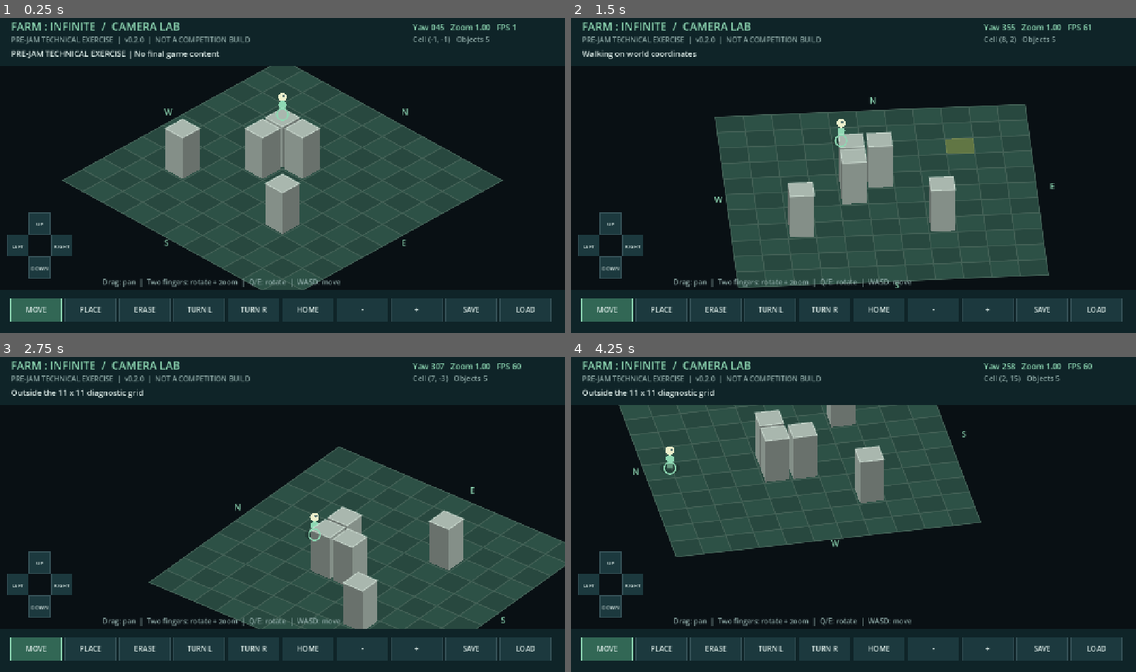
Above: before the commit, frames 1-4 (two rows, left to right).
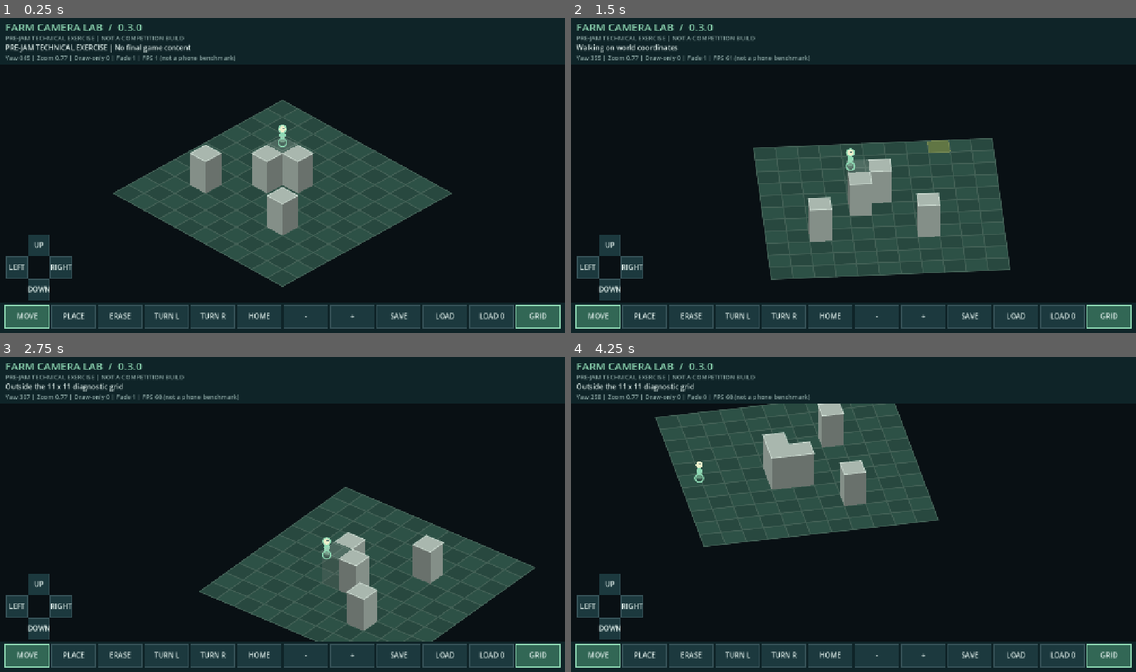
Above: after the commit, the same moments.

Repository: 1337816143/PvZ-Infinite
Game: Godot game, scene res://main.tscn
The game is run twice, just before and just after one commit, with the same random seed, the same clock (stepped at 60 frames per second) and the same inputs.
Inputs (mouse positions are in pixels of both pictures, inside the frame that each line leads up to):
- Up to frame 1 (0.25 s): no input
- Up to frame 2 (1.5 s): tap Enter at 0.5 s; move the mouse to (977, 159) at 0.52 s; hold D 0.53-1.25 s; hold Q 0.53-1.25 s; click (977, 159) at 0.67 s; drag from (740, 191) to (825, 238) at 1.27 s
- Up to frame 3 (2.75 s): tap Space at 2 s; move the mouse to (339, 442) at 2.02 s; hold D from 2.03 s (still down); hold Q from 2.03 s (still down); click (339, 442) at 2.17 s
- Up to frame 4 (4.25 s): release D at 2.75 s; release Q at 2.75 s; drag from (825, 577) to (684, 464) at 2.77 s; tap Enter at 3.5 s; move the mouse to (1023, 561) at 3.52 s; hold A from 3.53 s (still down); hold Q from 3.53 s (still down); click (1023, 561) at 3.67 s

The runs differ from the first frame. In frame 1, 25% of the frame differs, in the area x 0-100%, y 1-99%; in frame 2, 25%; in frame 3, 24%; in frame 4, 20%.

Commit message:
feat(lab): add responsive safe-area UI, compound occlusion fixtures and bounded load checks

Diff:
--- a/android-lab/spikes/01-rotatable-25d/main.tscn
+++ b/android-lab/spikes/01-rotatable-25d/main.tscn
@@ -1,6 +1,6 @@
 [gd_scene load_steps=2 format=3]
 
-[ext_resource type="Script" path="res://scripts/runtime.gd" id="1"]
+[ext_resource type="Script" path="res://scripts/adaptive.gd" id="1"]
 
 [node name="CameraLab" type="Node2D"]
 script = ExtResource("1")
--- a/android-lab/spikes/01-rotatable-25d/project.godot
+++ b/android-lab/spikes/01-rotatable-25d/project.godot
@@ -3,7 +3,7 @@
 
 [application]
 config/name="Farm Camera Lab - PRE-JAM"
-config/version="0.2.0"
+config/version="0.3.0"
 config/quit_on_go_back=false
 run/main_scene="res://main.tscn"
 config/features=PackedStringArray("4.5", "GL Compatibility")
--- /dev/null
+++ b/android-lab/spikes/01-rotatable-25d/scripts/adaptive.gd
@@ -0,0 +1,254 @@
+extends "res://scripts/runtime.gd"
+## v0.3: responsive diagnostic UI, bounded telemetry, connected footprint fixtures.
+const LabLayout = preload("res://scripts/lab_layout.gd")
+const LabOcclusion = preload("res://scripts/lab_occlusion.gd")
+var ui: Dictionary = {}
+var safe_override: Rect2 = Rect2()
+var applied_safe: Rect2 = Rect2()
+var applied_scale: float = 1.0
+var safe_poll: float = 0.0
+var show_grid: bool = true
+var stress_count: int = 0
+var stress_time: float = 0.0
+var frame_ms: Array[float] = []
+var sample_cursor: int = 0
+var frame_total: int = 0
+var visual_ms: float = 0.0
+var faded_count: int = 0
+var terrain_cache: Array[PackedVector2Array] = []
+var cache_key: Array = []
+var cache_rebuilds: int = 0
+
+func _safe_rect() -> Rect2:
+	var full: Rect2 = get_viewport_rect()
+	if safe_override.has_area():
+		return safe_override.intersection(full)
+	if OS.get_name() not in ["Android", "iOS"]:
+		return full
+	var physical: Rect2 = Rect2(DisplayServer.get_display_safe_area())
+	var inverse: Transform2D = get_viewport().get_screen_transform().affine_inverse()
+	var start: Vector2 = inverse * physical.position
+	var end: Vector2 = inverse * physical.end
+	var logical: Rect2 = Rect2(start, end - start).intersection(full)
+	return logical if logical.has_area() else full
+
+func _touch_scale() -> float:
+	if OS.get_name() not in ["Android", "iOS"]:
+		return 1.0
+	var pixels_per_unit: float = get_viewport().get_screen_transform().get_scale().x
+	return clampf(float(DisplayServer.screen_get_dpi()) / 160.0 / maxf(pixels_per_unit, 0.01), 1.0, 1.8)
+
+func _layout() -> void:
+	var previous: Vector2 = ui.ground.get_center() if not ui.is_empty() else camera.origin
+	last_size = get_viewport_rect().size
+	applied_safe = _safe_rect()
+	applied_scale = _touch_scale()
+	# A portrait compatibility view is supported, but very small windows are not a
+	# comfortable play target. Prefer complete controls to silently dropping actions.
+	ui = LabLayout.make(last_size, applied_safe, applied_scale)
+	buttons = ui.buttons
+	camera.origin += ui.ground.get_center() - previous
+	if cache_key.is_empty():
+		_fit_view()
+	_reset_input()
+
+func _fit_view() -> void:
+	if ui.is_empty():
+		return
+	camera.zoom = LabLayout.fit_zoom(ui.ground)
+	camera.origin = ui.ground.get_center() + Vector2(0, 28.0 * camera.zoom)
+
+func _action(action: String) -> void:
+	if action == "HOME":
+		camera.angle = PI / 4.0
+		_fit_view()
+	elif action == "STRESS":
+		stress_count = 128 if stress_count == 0 else (512 if stress_count == 128 else 0)
+		frame_ms.clear()
+		sample_cursor = 0
+		status = "DRAW-ONLY load: %d moving markers | no combat or save changes" % stress_count
+	elif action == "GRID":
+		show_grid = not show_grid
+	else:
+		super._action(action)
+
+func _ground_input(position: Vector2) -> bool:
+	if ui.is_empty() or not ui.ground.has_point(position):
+		return false
+	for button: Dictionary in buttons:
+		if button.rect.has_point(position):
+			return false
+	return true
+
+func _pointer_down(id: int, position: Vector2) -> void:
+	_pointer_cancel(id)
+	for button: Dictionary in buttons:
+		if button.rect.has_point(position):
+			held[id] = button.action
+			_action(button.action)
+			return
+	if not _ground_input(position):
+		return
+	fingers[id] = {"position": position, "start": position, "moved": false}
+	if fingers.size() > 1:
+		multi_gesture = true
+		for key: Variant in fingers:
+			fingers[key].moved = true
+
+func _process(delta: float) -> void:
+	super._process(delta)
+	safe_poll += delta
+	if safe_poll >= 0.5:
+		safe_poll = 0.0
+		if _safe_rect() != applied_safe or not is_equal_approx(_touch_scale(), applied_scale):
+			_layout()
+	if application_active:
+		stress_time += minf(delta, 0.05)
+		frame_total += 1
+		if frame_ms.size() < 600:
+			frame_ms.append(delta * 1000.0)
+		else:
+			frame_ms[sample_cursor] = delta * 1000.0
+			sample_cursor = (sample_cursor + 1) % 600
+
+func _terrain() -> void:
+	var key: Array = [camera.angle, camera.zoom, camera.origin, camera.focus]
+	if key != cache_key:
+		terrain_cache.clear()
+		for y: int in range(world.SIZE):
+			for x: int in range(world.SIZE):
+				terrain_cache.append(camera.polygon(Vector2i(x, y)))
+		cache_key = key
+		cache_rebuilds += 1
+	for i: int in range(terrain_cache.size()):
+		var polygon: PackedVector2Array = terrain_cache[i]
+		var color: Color = Color("28483f") if (i % world.SIZE + i / world.SIZE) % 2 == 0 else Color("2d5146")
+		draw_colored_polygon(polygon, color)
+		if show_grid:
+			draw_polyline(PackedVector2Array([polygon[0], polygon[1], polygon[2], polygon[3], polygon[0]]), Color("436156"), 1.0, true)
+
+func _draw() -> void:
+	if ui.is_empty():
+		return
+	var started: int = Time.get_ticks_usec()
+	_terrain()
+	if world.in_bounds(selected):
+		draw_colored_polygon(camera.polygon(selected), Color(0.8, 0.8, 0.3, 0.35))
+	for p: Vector2 in route:
+		draw_circle(camera.project(p), 2.0, ACCENT)
+	var objects: Array[Dictionary] = []
+	for c: Vector2i in world.FIXED:
+		objects.append({"p": Vector2(c) + Vector2.ONE * 0.5, "cell": c, "h": 1.45, "kind": 0, "id": objects.size()})
+	for c: Vector2i in world.markers:
+		objects.append({"p": Vector2(c) + Vector2.ONE * 0.5, "cell": c, "h": 0.65, "kind": 1, "id": objects.size()})
+	objects.append({"p": world.player, "kind": 2, "id": objects.size()})
+	for i: int in range(stress_count):
+		# Uniform deterministic diagnostic samples, not AI agents or pathfinding load.
+		var p: Vector2 = Vector2(fposmod(i * 0.6180339 + stress_time * 0.17, 1.0) * 10.0 + 0.5, fposmod(i * 0.4142135 + sin(stress_time * 0.4 + i) * 0.03, 1.0) * 10.0 + 0.5)
+		objects.append({"p": p, "kind": 3, "id": objects.size()})
+	objects.sort_custom(func(a: Dictionary, b: Dictionary) -> bool:
+		var da: float = camera.depth(a.p)
+		var db: float = camera.depth(b.p)
+		return a.id < b.id if da == db else da < db)
+	faded_count = 0
+	for object: Dictionary in objects:
+		if object.kind == 2:
+			_draw_player()
+		elif object.kind == 3:
+			draw_circle(camera.project(object.p, 0.1), maxf(2.0, 5.0 * camera.zoom), Color("cf9658"))
+		else:
+			_draw_block(object.cell, object.h, Color("a9b7ae") if object.kind == 0 else Color("d8ab68"), object.kind == 0)
+	draw_arc(camera.project(world.player), maxf(4.0, 12.0 * camera.zoom), 0, TAU, 20, ACCENT, 1.8, true)
+	if faded_count > 0:
+		# Explicit x-ray location aid, not a physically visible body part.
+		draw_arc(camera.project(world.player, 0.62), maxf(4.0, 11.0 * camera.zoom), 0, TAU, 24, ACCENT, 1.5, true)
+	_draw_ui()
+	visual_ms = float(Time.get_ticks_usec() - started) / 1000.0
+
+func _draw_block(cell: Vector2i, top: float, color: Color, connected: bool) -> void:
+	var footprint: Rect2 = Rect2(Vector2(cell), Vector2.ONE)
+	if not connected:
+		footprint = footprint.grow(-0.07)
+	if LabOcclusion.covers_player(world.player, footprint, top, camera.angle):
+		color.a = 0.28
+		faded_count += 1
+	var p: Vector2 = footprint.position
+	var corners: Array[Vector2] = [p, p + Vector2(footprint.size.x, 0), footprint.end, p + Vector2(0, footprint.size.y)]
+	var low: PackedVector2Array = PackedVector2Array()
+	var high: PackedVector2Array = PackedVector2Array()
+	for corner: Vector2 in corners:
+		low.append(camera.project(corner))
+		high.append(camera.project(corner, top))
+	var normals: Array[Vector2i] = [Vector2i.UP, Vector2i.RIGHT, Vector2i.DOWN, Vector2i.LEFT]
+	var viewer: Vector2 = Vector2(sin(camera.angle), cos(camera.angle))
+	for i: int in range(4):
+		if Vector2(normals[i]).dot(viewer) <= 0.00001:
+			continue
+		if connected and cell + normals[i] in world.FIXED:
+			continue # Cull interior walls in the L-shaped, multi-cell footprint.
+		var j: int = (i + 1) % 4
+		var shade: Color = color.darkened(0.22 if i % 2 == 0 else 0.38)
+		shade.a = color.a
+		draw_colored_polygon(PackedVector2Array([low[i], low[j], high[j], high[i]]), shade)
+	draw_colored_polygon(high, color)
+	for i: int in range(4):
+		if not connected or cell + normals[i] not in world.FIXED:
+			draw_line(high[i], high[(i + 1) % 4], Color(0.9, 0.96, 0.92, color.a * 0.5), 1.2, true)
+
+func _line(text: String, at: Vector2, width: float, size: int, color: Color) -> void:
+	while text.length() > 1 and ThemeDB.fallback_font.get_string_size(text, HORIZONTAL_ALIGNMENT_LEFT, -1, size).x > width:
+		text = text.left(text.length() - 2) + "~"
+	_text(text, at, size, color)
+
+func _draw_ui() -> void:
+	var safe: Rect2 = ui.safe
+	var h: Rect2 = ui.header
+	# Fully mask reserved regions: no gameplay clicks can pass through these panels.
+	draw_rect(Rect2(0, 0, last_size.x, ui.ground.position.y - 4), Color("0f2428"))
+	draw_rect(Rect2(0, ui.toolbar.position.y - 6, last_size.x, last_size.y - ui.toolbar.position.y + 6), Color("0f2428"))
+	if safe.position.x > 0:
+		draw_rect(Rect2(0, 0, safe.position.x, last_size.y), Color("0a171b"))
+	if safe.end.x < last_size.x:
+		draw_rect(Rect2(safe.end.x, 0, last_size.x - safe.end.x, last_size.y), Color("0a171b"))
+	_line("FARM CAMERA LAB  /  " + str(ProjectSettings.get_setting("application/config/version")), h.position + Vector2(0, 24), h.size.x, 24, ACCENT)
+	_line("PRE-JAM TECHNICAL EXERCISE | NOT A COMPETITION BUILD", h.position + Vector2(0, 45), h.size.x, 14, MUTED)
+	_line(status, h.position + Vector2(0, 68), h.size.x, 16, INK)
+	_line("Yaw %03d | Zoom %.2f | Draw-only %d | Fade %d | FPS %d (not a phone benchmark)" % [int(fposmod(rad_to_deg(camera.angle), 360)), camera.zoom, stress_count, faded_count, Engine.get_frames_per_second()], h.position + Vector2(0, 90), h.size.x, 14, MUTED)
+	for button: Dictionary in buttons:
+		var active: bool = mode == button.action or _held(button.action) or (button.action == "STRESS" and stress_count > 0) or (button.action == "GRID" and show_grid)
+		var rect: Rect2 = button.rect
+		draw_rect(rect, Color("326755") if active else Color("1c393e"))
+		draw_rect(rect, ACCENT if active else Color("365258"), false, 1.5)
+		var text_size: int = 16
+		var text: String = button.action
+		if text == "STRESS":
+			text = "LOAD %d" % stress_count
+		var w: float = ThemeDB.fallback_font.get_string_size(text, HORIZONTAL_ALIGNMENT_LEFT, -1, text_size).x
+		_text(text, rect.position + Vector2((rect.size.x - w) * 0.5, rect.size.y * 0.5 + 5), text_size)
+
+func metrics() -> Dictionary:
+	var samples: Array[float] = frame_ms.duplicate()
+	samples.sort()
+	var p50: float = samples[samples.size() / 2] if not samples.is_empty() else 0.0
+	var p95: float = samples[mini(samples.size() - 1, floori(samples.size() * 0.95))] if not samples.is_empty() else 0.0
+	return {"samples": samples.size(), "frame_total": frame_total, "frame_p50_ms": p50, "frame_p95_ms": p95, "draw_cpu_ms": visual_ms, "static_bytes": int(Performance.get_monitor(Performance.MEMORY_STATIC)), "nodes": int(Performance.get_monitor(Performance.OBJECT_NODE_COUNT)), "cache_entries": terrain_cache.size(), "cache_rebuilds": cache_rebuilds, "stress_count": stress_count}
+
+func _write_probe() -> void:
+	super._write_probe()
+	if not probe_enabled or ui.is_empty():
+		return
+	var path: String = "user://lab_diagnostics.json"
+	var report: Variant = JSON.parse_string(FileAccess.get_file_as_string(path))
+	if not report is Dictionary:
+		return
+	var bounds: Dictionary = {}
+	for button: Dictionary in buttons:
+		var r: Rect2 = button.rect
+		bounds[button.action] = [r.position.x, r.position.y, r.size.x, r.size.y]
+	var safe: Rect2 = ui.safe
+	report["layout"] = {"safe": [safe.position.x, safe.position.y, safe.size.x, safe.size.y], "rows": ui.rows, "bounds": bounds}
+	report["metrics"] = metrics()
+	var file: FileAccess = FileAccess.open(path, FileAccess.WRITE)
+	if file != null:
+		file.store_string(JSON.stringify(report))
+		file.close()
--- /dev/null
+++ b/android-lab/spikes/01-rotatable-25d/scripts/lab_layout.gd
@@ -0,0 +1,38 @@
+extends RefCounted
+## Pure logical-pixel layout; OS pixels must be transformed by the caller first.
+const ACTIONS: Array[String] = ["MOVE", "PLACE", "ERASE", "TURN L", "TURN R", "HOME", "-", "+", "SAVE", "LOAD", "STRESS", "GRID"]
+
+static func make(size: Vector2, safe: Rect2 = Rect2(), touch_scale: float = 1.0) -> Dictionary:
+	var full: Rect2 = Rect2(Vector2.ZERO, size)
+	if not safe.has_area():
+		safe = full
+	safe = safe.intersection(full)
+	# Caller checks minimum supported logical dimensions before applying extreme insets.
+	var cap: float = minf(1.8, minf(maxf(1.0, safe.size.y / 650.0), maxf(1.0, safe.size.x / 850.0)))
+	var scale: float = clampf(touch_scale, 1.0, cap)
+	var pad: float = 12.0
+	var gap: float = 6.0
+	var inner: Rect2 = safe.grow(-pad)
+	var possible: int = floori((inner.size.x + gap) / (94.0 * scale + gap))
+	var columns: int = 12 if possible >= 12 else (6 if possible >= 6 else 4)
+	var rows: int = ceili(float(ACTIONS.size()) / float(columns))
+	var height: float = 50.0 * scale
+	var cell_width: float = (inner.size.x - gap * (columns - 1)) / columns
+	var toolbar_height: float = rows * height + (rows - 1) * gap
+	var toolbar: Rect2 = Rect2(inner.position.x, inner.end.y - toolbar_height, inner.size.x, toolbar_height)
+	var header: Rect2 = Rect2(inner.position, Vector2(inner.size.x, 96.0))
+	var ground: Rect2 = Rect2(Vector2(inner.position.x, header.end.y + 8.0), Vector2(inner.size.x, maxf(1.0, toolbar.position.y - header.end.y - 18.0)))
+	var controls: Array[Dictionary] = []
+	for i: int in range(ACTIONS.size()):
+		var col: int = i % columns
+		var row: int = i / columns
+		controls.append({"action": ACTIONS[i], "rect": Rect2(toolbar.position + Vector2(col * (cell_width + gap), row * (height + gap)), Vector2(cell_width, height))})
+	var d: float = 48.0 * scale
+	var center: Vector2 = Vector2(ground.position.x + d * 1.5 + 4.0, ground.end.y - d * 1.5 - 4.0)
+	for item: Array in [["UP", Vector2.UP], ["LEFT", Vector2.LEFT], ["DOWN", Vector2.DOWN], ["RIGHT", Vector2.RIGHT]]:
+		controls.append({"action": item[0], "rect": Rect2(center + item[1] * (d + 2.0) - Vector2.ONE * d * 0.5, Vector2.ONE * d)})
+	return {"safe": safe, "header": header, "toolbar": toolbar, "ground": ground, "buttons": controls, "columns": columns, "rows": rows, "scale": scale}
+
+static func fit_zoom(ground: Rect2) -> float:
+	# Bounds include a full rotation of an 11x11 floor and the 1.45-high fixtures.
+	return clampf(minf((ground.size.x - 32.0) / 1010.0, (ground.size.y - 24.0) / 660.0), 0.22, 1.0)
--- /dev/null
+++ b/android-lab/spikes/01-rotatable-25d/scripts/lab_occlusion.gd
@@ -0,0 +1,27 @@
+extends RefCounted
+## Orthographic 2.5D ray/footprint test, independent of origin and zoom.
+## Along the viewer ray, planar depth increases t and height increases SQUASH*t.
+static func ray_hits(point: Vector2, height: float, footprint: Rect2, top: float, angle: float, squash: float = 0.55) -> bool:
+	if top <= height or squash <= 0.0 or not footprint.has_area():
+		return false
+	var direction: Vector2 = Vector2(sin(angle), cos(angle))
+	var near_t: float = 0.0001
+	var far_t: float = (top - height) / squash
+	for axis: int in range(2):
+		if absf(direction[axis]) < 0.00001:
+			if point[axis] < footprint.position[axis] or point[axis] > footprint.end[axis]:
+				return false
+		else:
+			var a: float = (footprint.position[axis] - point[axis]) / direction[axis]
+			var b: float = (footprint.end[axis] - point[axis]) / direction[axis]
+			near_t = maxf(near_t, minf(a, b))
+			far_t = minf(far_t, maxf(a, b))
+	return far_t >= near_t
+
+static func covers_player(point: Vector2, footprint: Rect2, top: float, angle: float) -> bool:
+	# Multiple sample heights catch head, torso and feet; this is readability fading,
+	# not a claim of pixel-perfect occlusion for arbitrary artwork or overhangs.
+	for h: float in [0.12, 0.34, 0.62]:
+		if ray_hits(point, h, footprint, top, angle):
+			return true
+	return false
--- a/android-lab/spikes/01-rotatable-25d/scripts/projection.gd
+++ b/android-lab/spikes/01-rotatable-25d/scripts/projection.gd
@@ -31,7 +31,7 @@
 func transform_at(anchor: Vector2, rotation: float, factor: float, shift: Vector2 = Vector2.ZERO) -> void:
 	var world_anchor: Vector2 = unproject(anchor)
 	angle = wrapf(angle + rotation, -PI, PI)
-	zoom = clampf(zoom * factor, 0.55, 1.7)
+	zoom = clampf(zoom * factor, 0.22, 1.7)
 	origin += anchor + shift - project(world_anchor)
 
 func polygon(cell: Vector2i, height: float = 0.0) -> PackedVector2Array:
--- /dev/null
+++ b/android-lab/spikes/01-rotatable-25d/tests/render_matrix.gd
@@ -0,0 +1,79 @@
+extends SceneTree
+const Scene = preload("res://main.tscn")
+var output: String = ""
+var report: Dictionary = {"kind": "Linux software renderer; NOT ARM or TapPlay", "captures": [], "load_stages": []}
+
+func _initialize() -> void:
+	for arg: String in OS.get_cmdline_user_args():
+		if arg.begins_with("--matrix-dir="):
+			output = arg.trim_prefix("--matrix-dir=")
+	_run.call_deferred()
+
+func _run() -> void:
+	if output.is_empty():
+		quit(1)
+		return
+	DirAccess.make_dir_recursive_absolute(output)
+	var app = Scene.instantiate()
+	app.capture_running = true
+	root.add_child(app)
+	app.application_active = true
+	# Disable fixed 1280x720 stretch during direct-size desktop fixture capture only.
+	root.content_scale_size = Vector2i.ZERO
+	for size: Vector2i in [Vector2i(960,540), Vector2i(1280,720), Vector2i(1600,720), Vector2i(1024,768), Vector2i(720,1280)]:
+		root.size = size
+		await process_frame
+		app.safe_override = Rect2(40, 20, size.x - 80, size.y - 40)
+		app._layout()
+		app._action("HOME")
+		app.status = "Synthetic safe margins | %dx%d | NOT physical notch verification" % [size.x, size.y]
+		var name: String = "layout_%dx%d.png" % [size.x, size.y]
+		if not await app._save_capture(output.path_join(name)):
+			quit(1)
+			return
+		report.captures.append({"file": name, "size": [size.x,size.y], "rows": app.ui.rows})
+	root.size = Vector2i(1280, 720)
+	await process_frame
+	app.safe_override = Rect2()
+	app._layout()
+	app._action("HOME")
+	# Place the actor just behind the L footprint, along each viewer direction.
+	for degree: int in [0, 45, 90, 135, 180, 225, 270, 315]:
+		app.camera.angle = deg_to_rad(degree)
+		app.world.player = Vector2(4.5, 4.5) - Vector2(sin(app.camera.angle), cos(app.camera.angle)) * 1.6
+		app.status = "L-footprint occlusion fixture | %d degrees | visual-only placement" % degree
+		var name: String = "compound_%03d.png" % degree
+		if not await app._save_capture(output.path_join(name)):
+			quit(1)
+			return
+		report.captures.append({"file": name, "faded_blocks": app.faded_count})
+	app.world.player = Vector2(2.5,2.5)
+	for count: int in [0,128,512]:
+		app.stress_count = count
+		app.status = "Measured draw-only load | %d markers | NOT combat or ARM performance" % count
+		# Warm up each stage, then measure wall-clock frames, not a synthetic dt loop.
+		await create_timer(2.0).timeout
+		app.frame_ms.clear()
+		app.sample_cursor = 0
+		var start: Dictionary = app.metrics()
+		var started: int = Time.get_ticks_msec()
+		while Time.get_ticks_msec() - started < 10000:
+			app.camera.angle = wrapf(app.camera.angle + 0.005, -PI, PI)
+			await process_frame
+		var finish: Dictionary = app.metrics()
+		finish["elapsed_ms"] = Time.get_ticks_msec() - started
+		finish["frames_measured"] = finish.frame_total - start.frame_total
+		finish["memory_delta_bytes"] = finish.static_bytes - start.static_bytes
+		finish["node_delta"] = finish.nodes - start.nodes
+		report.load_stages.append(finish)
+		if finish.samples > 600 or finish.cache_entries != 121 or finish.node_delta > 2:
+			push_error("MATRIX_FAIL: bounded state grew unexpectedly")
+			quit(1)
+			return
+		await app._save_capture(output.path_join("stress_%d.png" % count))
+	var file: FileAccess = FileAccess.open(output.path_join("report.json"), FileAccess.WRITE)
+	file.store_string(JSON.stringify(report, "  "))
+	file.close()
+	print("LAB_RENDER_MATRIX_OK: layouts=5 compound_angles=8 load_stages=3; NOT TapPlay")
+	app.free()
+	quit(0)
--- /dev/null
+++ b/android-lab/spikes/01-rotatable-25d/tests/test_adaptive.gd
@@ -0,0 +1,73 @@
+extends SceneTree
+const Layout = preload("res://scripts/lab_layout.gd")
+const Occlusion = preload("res://scripts/lab_occlusion.gd")
+const ProjectionModel = preload("res://scripts/projection.gd")
+const Scene = preload("res://main.tscn")
+var checks: int = 0
+var failures: int = 0
+
+func check(ok: bool, message: String) -> void:
+	checks += 1
+	if not ok:
+		failures += 1
+		if failures < 15:
+			printerr("ADAPTIVE_FAIL: " + message)
+
+func _initialize() -> void:
+	_run.call_deferred()
+
+func _run() -> void:
+	for size: Vector2 in [Vector2(640,480), Vector2(960,540), Vector2(1280,720), Vector2(1600,720), Vector2(1920,1080), Vector2(1024,768), Vector2(720,1280)]:
+		for inset: float in [0.0, 24.0, 48.0]:
+			for density: float in [1.0, 1.4, 1.8]:
+				var safe: Rect2 = Rect2(inset, 12, size.x - inset * 2, size.y - 24)
+				var ui: Dictionary = Layout.make(size, safe, density)
+				check(ui.buttons.size() == 16, "all controls retained")
+				for i: int in range(ui.buttons.size()):
+					var rect: Rect2 = ui.buttons[i].rect
+					check(safe.encloses(rect), "control inside safe region %s %s" % [size, ui.buttons[i].action])
+					check(rect.size.x >= 48 and rect.size.y >= 48, "minimum logical control extent")
+					for j: int in range(i):
+						check(not rect.intersects(ui.buttons[j].rect), "controls never overlap")
+	# Ray fixtures rotate together, so expected occlusion is invariant.
+	var camera = ProjectionModel.new()
+	for degree: int in range(0, 360, 5):
+		var angle: float = deg_to_rad(degree)
+		var toward: Vector2 = Vector2(sin(angle), cos(angle))
+		var player: Vector2 = Vector2(5.5, 5.5)
+		var front: Vector2 = player + toward * 1.5
+		var rear: Vector2 = player - toward * 1.5
+		check(Occlusion.ray_hits(player, 0.34, Rect2(front - Vector2.ONE * 0.4, Vector2.ONE * 0.8), 2.0, angle), "front tall object covers torso")
+		check(not Occlusion.ray_hits(player, 0.34, Rect2(rear - Vector2.ONE * 0.4, Vector2.ONE * 0.8), 2.0, angle), "rear object must not fade")
+		check(not Occlusion.ray_hits(player, 0.62, Rect2(front - Vector2.ONE * 0.4, Vector2.ONE * 0.8), 0.2, angle), "short object cannot cover head")
+		camera.angle = angle
+		for zoom: float in [0.22, 0.35, 0.55, 1.0, 1.7]:
+			camera.zoom = zoom
+			for cell: Vector2 in [Vector2(0.5,0.5), Vector2(8.5,3.5), Vector2(10.5,10.5)]:
+				check(camera.unproject(camera.project(cell)).distance_to(cell) < 0.0002, "new fit zoom preserves picking")
+	check(Occlusion.covers_player(Vector2(2.5, 1.5), Rect2(1, 2, 3, 2), 2, 0), "3x2 rectangular footprint occlusion")
+	check(not Occlusion.covers_player(Vector2(2.5, 5.5), Rect2(1, 2, 3, 2), 2, 0), "3x2 rear footprint clear")
+	var app = Scene.instantiate()
+	app.capture_running = true
+	root.add_child(app)
+	await process_frame
+	app.application_active = true
+	app.safe_override = Rect2(48, 24, app.last_size.x - 96, app.last_size.y - 48)
+	app._layout()
+	app.mode = "PLACE"
+	app._pointer_down(0, Vector2(10, app.last_size.y * 0.5))
+	app._pointer_up(0, Vector2(10, app.last_size.y * 0.5))
+	check(app.world.markers.is_empty(), "safe inset cannot place or pan")
+	var snapshot: Dictionary = app.world.snapshot()
+	app._action("STRESS")
+	check(app.stress_count == 128, "bounded stress first level")
+	app._action("STRESS")
+	check(app.stress_count == 512, "bounded stress second level")
+	app._action("STRESS")
+	check(app.stress_count == 0 and app.world.snapshot() == snapshot, "stress cannot mutate saved world")
+	for i: int in range(1300):
+		app._process(0.016)
+	check(app.frame_ms.size() == 600, "telemetry ring buffer remains bounded")
+	app.free()
+	print("LAB_ADAPTIVE_RESULT: checks=%d failures=%d" % [checks, failures])
+	quit(0 if failures == 0 else 1)
Not shown, changed: android-lab/spikes/01-rotatable-25d/export_presets.cfg
Not shown, changed: android-lab/ci/build_android.sh
Not shown, added: android-lab/ci/test_adaptive.sh
Not shown, added: android-lab/logs/2026-09-07-step-03.md
